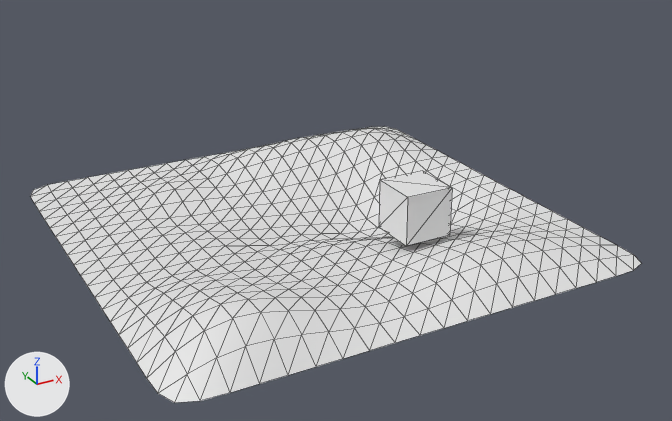
A saved change to the glTF model assets/blueprints/ground.glb.
The view is the same before and after, from a 50 mm camera at (-67.0, -130.7, 66.8) aimed at (2.3, -4.8, 3.8). Lighting does not change. The marker at lower left points along +X, +Y and +Z. Mesh edges are drawn as thin lines. Where no turn or scale is listed for an object, it has been applied to the vertices.

Names of what the first picture shows: 'ground.001', 'ground.002'.
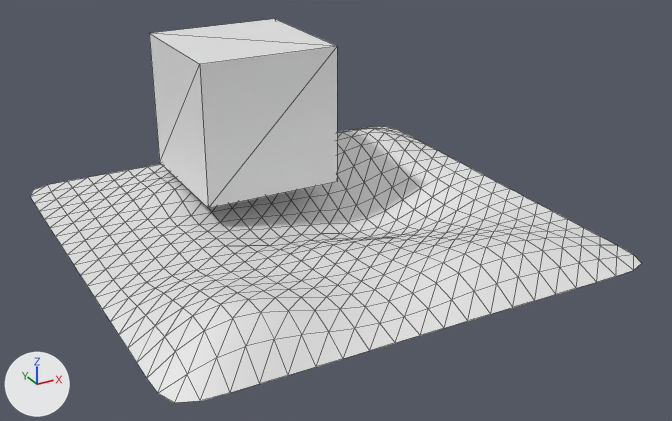
Edits to the bpy script that builds the scene:
```text
Change ob_ground_002:
    ob_ground_002.location: (11.2, -15.0, 6.3) -> (-2.2, 22.4, 15.0)
    ob_ground_002.scale: (-0.16, -0.16, -0.16) -> (-0.487, -0.487, -0.487)
```

Changed parts and their boxes (x1, y1, x2, y2) in the pictures (672 x 421 px):
'ground.002', moved, rescaled (155% wider, 150% taller): before (379, 171, 452, 246); after (149, 19, 337, 208)
